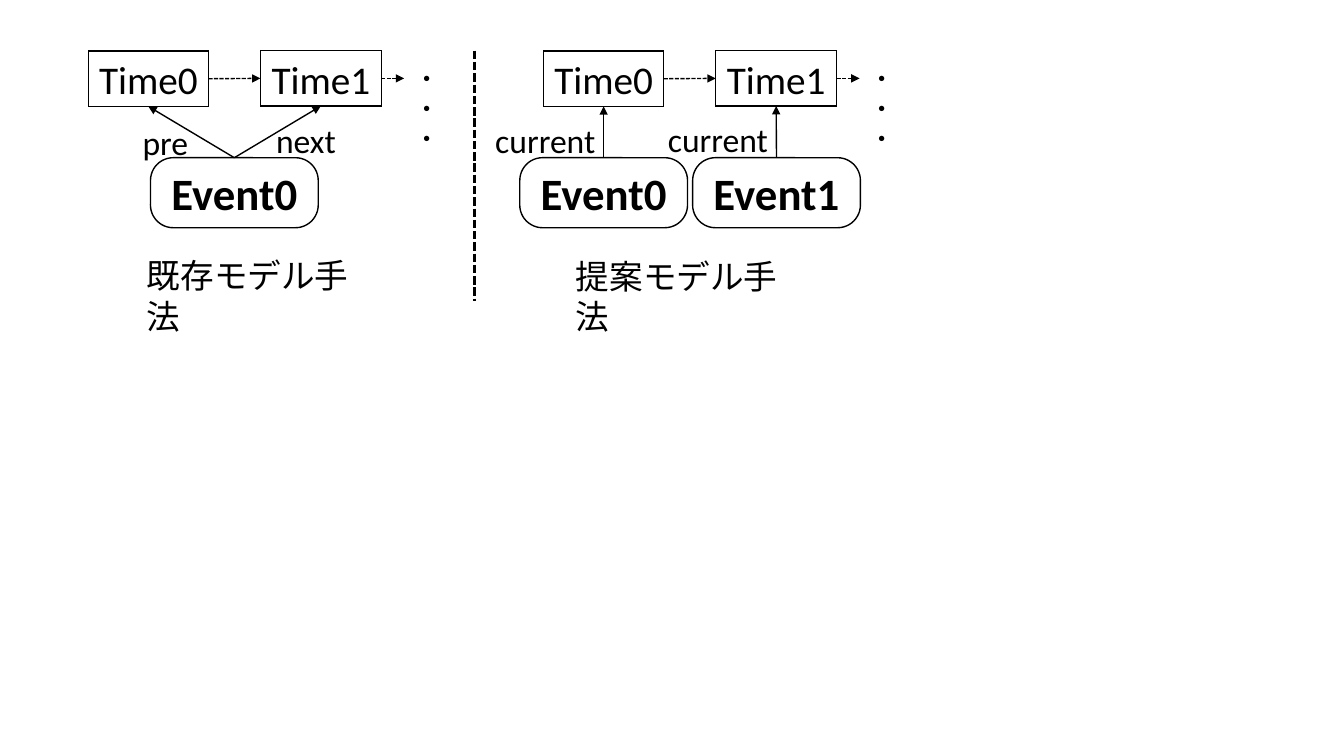
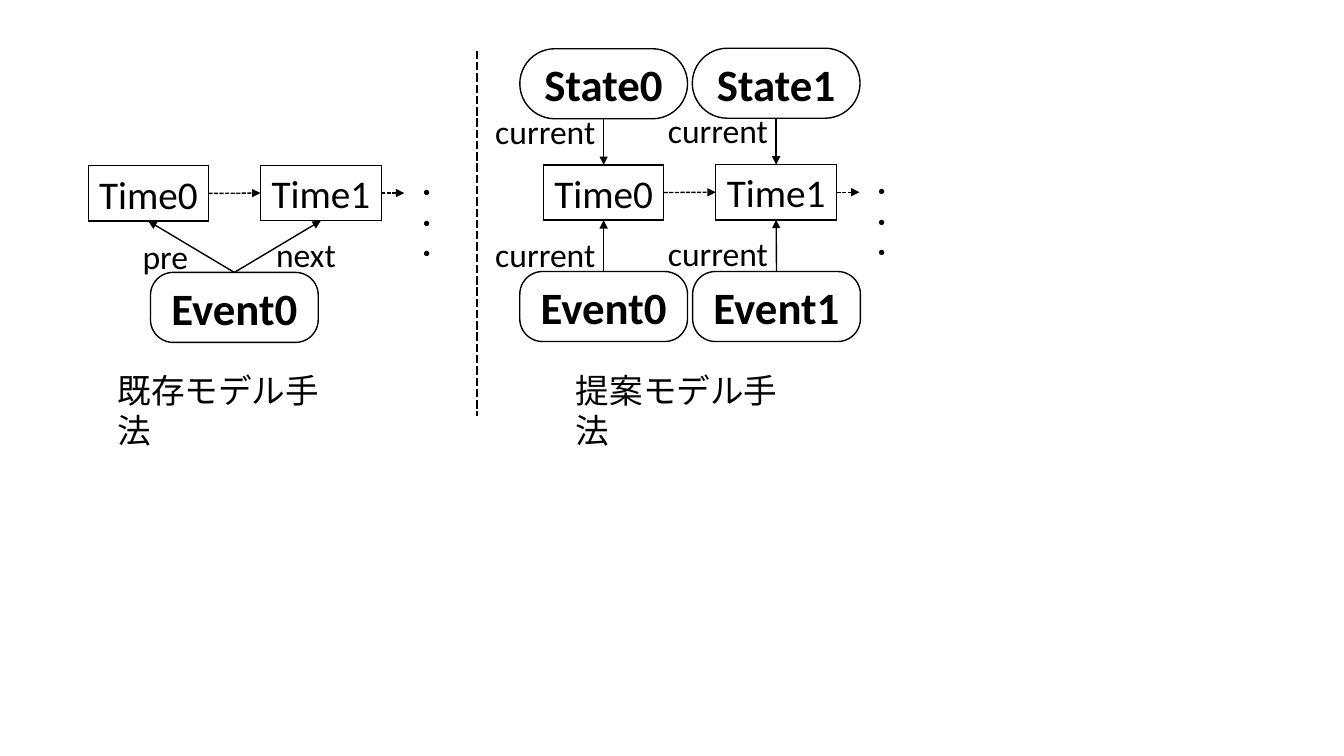
Before and after one commit to simahell/Master-Thesis, a slide deck: slide 5 of fig/fig.pptx. Drawn at 1344x756 pixels with LibreOffice and Linux fonts; fonts in the diff are those of the drawing. Boxes give left, top, right and bottom in pixels: in the first picture for what was removed or moved away, otherwise in the second. Text is boxed around its words. In the diff, an @@ line names an element or a change of style, - is before the commit and + after.

Commit message:
「提案記述法」の章の日本語の見直し

```diff
--- a/fig/fig.pptx
+++ b/fig/fig.pptx
@@ rectangle: place and size @@
-rectangle at box(31, 50, 918, 301)
+rectangle at box(36, 50, 918, 415)
@@ line moved from (475, 50) - (475, 301) to (477, 50) - (477, 415) @@
@@ rounded rectangle added at box(520, 48, 688, 118), outline #000000 1 pt, 32 pt, text #000000, bold @@
+State0
@@ rounded rectangle added at box(693, 48, 860, 118), outline #000000 1 pt, 32 pt, text #000000, bold @@
+State1
@@ text added at box(495, 116, 595, 145), 24 pt, text #000000 @@
+current
@@ arrow added from (604, 119) to (604, 165), #000000 1 pt @@
@@ text added at box(668, 116, 768, 144), 24 pt, text #000000 @@
+current
@@ arrow added from (776, 118) to (776, 164), #000000 1 pt @@
@@ 8 arrows, 7 texts, 4 rectangles, 3 rounded rectangles: place and size @@
-8 arrows, 7 texts, 4 rectangles, 3 rounded rectangles at box(89, 50, 894, 332)
+8 arrows, 7 texts, 4 rectangles, 3 rounded rectangles at box(89, 164, 894, 446)
@@ text "既存モデル手法": place and size @@
-text "既存モデル手法" at box(147, 259, 349, 332)
+text "既存モデル手法" at box(118, 374, 320, 446)
```
Also in this commit, not shown: 1 other slide changed, 5 other files.
